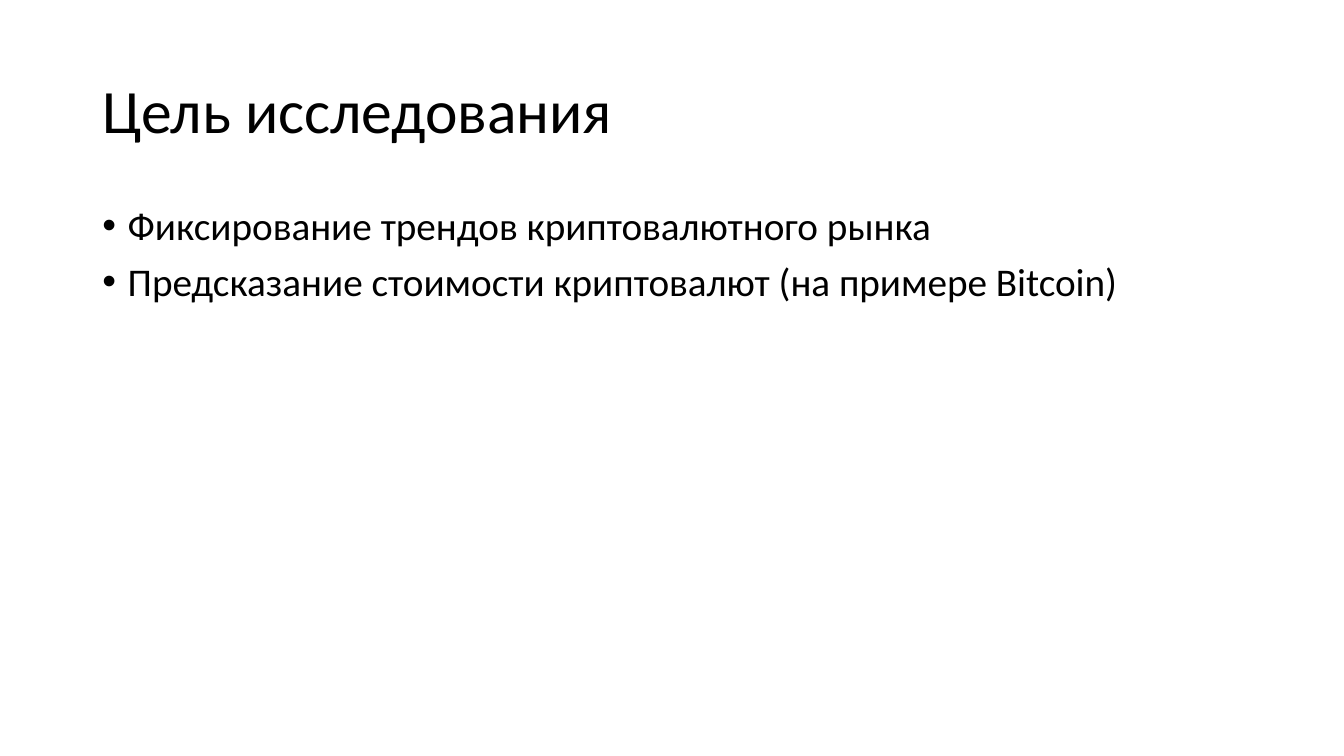
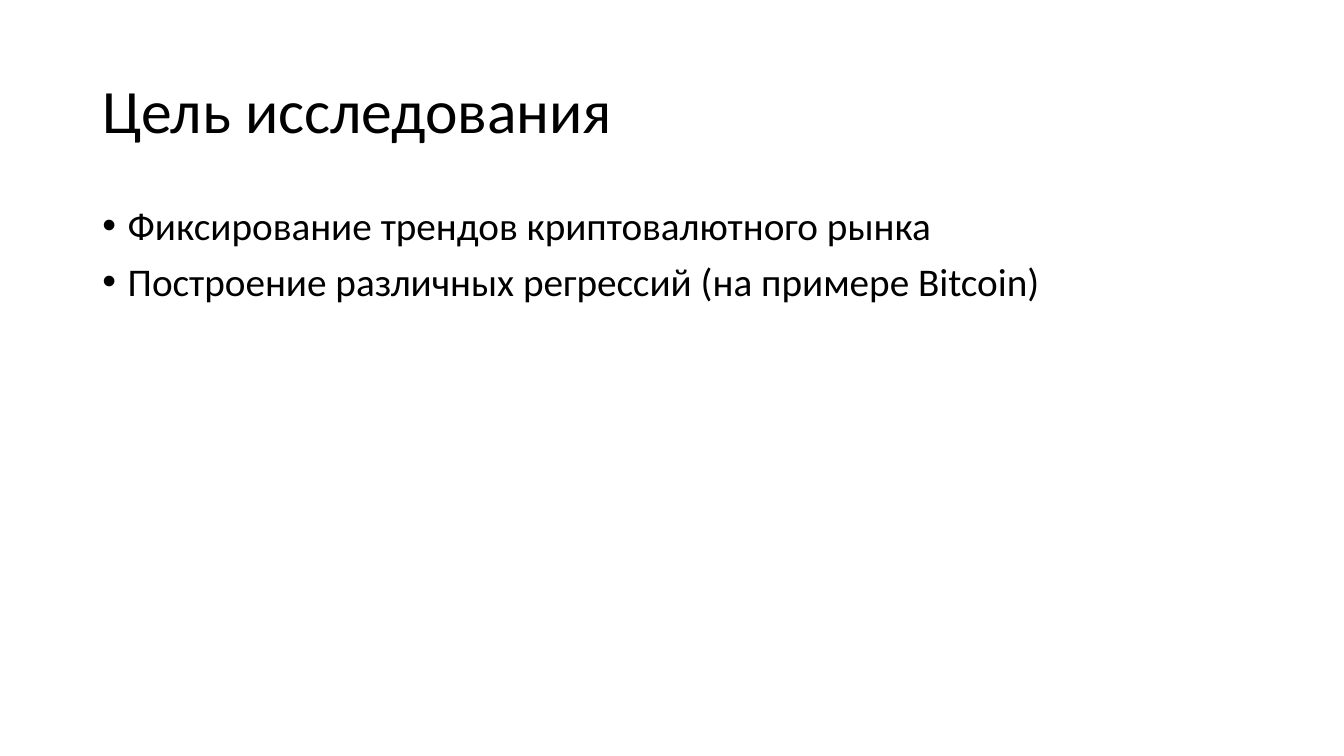
Before and after one commit to egorserdyuk/ASU-Datascience, a slide deck: slide 3 of Crypto/Анализ данных.pptx. Drawn at 1344x756 pixels with LibreOffice and Linux fonts; fonts in the diff are those of the drawing. Boxes give left, top, right and bottom in pixels: in the first picture for what was removed or moved away, otherwise in the second. Text is boxed around its words. In the diff, an @@ line names an element or a change of style, - is before the commit and + after.

```diff
--- a/Crypto/Анализ данных.pptx
+++ b/Crypto/Анализ данных.pptx
@@ text at [128,267,1039,303]: text changed @@
-• Предсказание стоимости криптовалют (на примере Bitcoin)
+• Построение различных регрессий (на примере Bitcoin)
```
Also in this commit, not shown: 1 other slide changed, 15 slides added, 2 slides removed.
